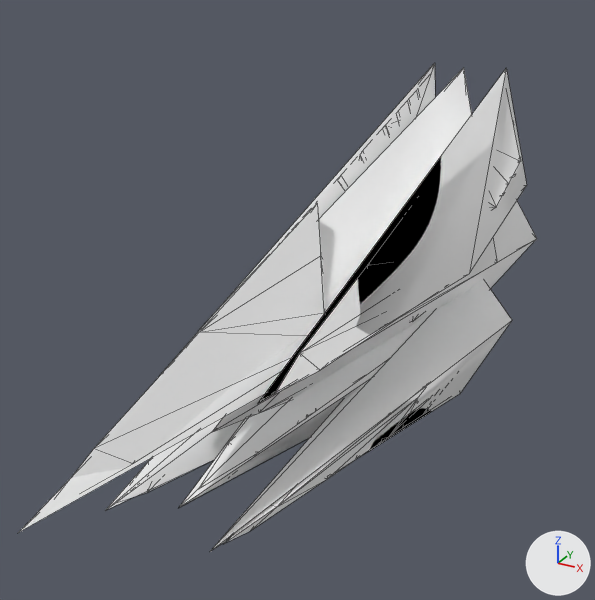
Two versions of the glTF model docs/models/weapons/w06/135.glb, one commit apart.
One viewpoint serves both versions: a 50 mm camera at (0.536, -1.422, 0.392) aimed at (-0.102, -0.261, -0.189). Arrows for +X, +Y and +Z are at lower right; the lights stay in place. The picture after the commit comes second. Mesh edges are drawn as thin lines. Vertices at exactly the same position are counted once.

The first picture shows 'Group[1]', 'Group[2]', 'Group[3]', 'Group[4]'.
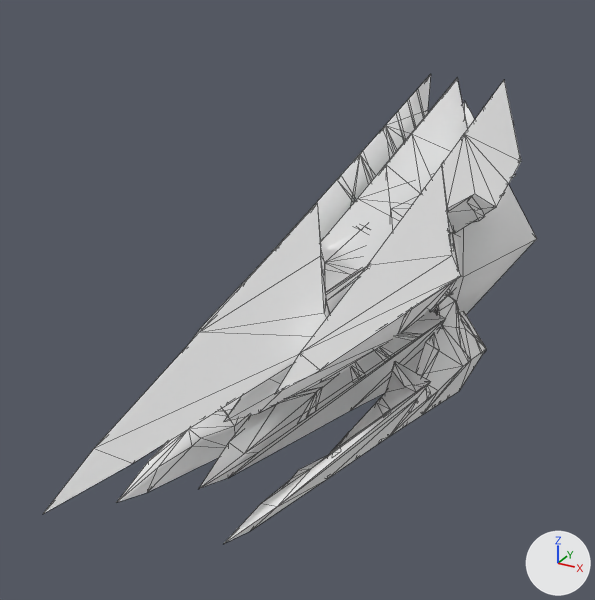
Boxes [x1, y1, x2, y2] around the edits, measured in the pictures (595 x 600 px):
'Group[2]', reshaped
    before: [106, 63, 527, 551]
    after: [116, 74, 521, 543]
'Group[1]', reshaped
    before: [18, 68, 497, 533]
    after: [43, 142, 448, 514]
'Group[4]', reshaped
    before: [180, 316, 427, 507]
    after: [280, 79, 468, 424]
'Group[3]', reshaped (mostly hidden)
    before: [212, 201, 537, 432]
    after: [224, 217, 458, 422]
part 1 of me_group_1, deleted (mostly hidden)
    before: [184, 385, 361, 505]
part 2 of me_group_1, deleted
    before: [18, 68, 497, 533]
part 3 of me_group_2, deleted (mostly hidden)
    before: [160, 63, 435, 375]
part 4 of me_group_2, deleted
    before: [258, 69, 527, 403]
part 5 of me_group_2, deleted
    before: [106, 418, 245, 510]
part 6 of me_group_2, deleted
    before: [211, 281, 512, 551]
part 7 of me_group_3, deleted
    before: [212, 201, 537, 432]
part 8 of me_group_4, deleted
    before: [180, 316, 427, 507]
'Group[100]', unchanged, uncovered by the edit
    after: [451, 101, 537, 314]

The edits, one by one:
me_group_1 is used by ob_group_1; location (0.0, 0.0, 0.0).
me_group_1 had 379 vertices, 433 faces and spanned x -0.175..0.175, y -0.998..0.254, z -0.539..0.151.
me_group_1 now has 369 vertices, 421 faces and spans x -0.104..0.104, y -0.966..0.229, z -0.52..0.134.
me_group_1 part 1: the loose piece of 5 vertices spanning x -0.133..0.133, y -0.756..0.254, z -0.539..-0.261 is deleted.
me_group_1 part 2: the loose piece of 5 vertices spanning x -0.175..0.175, y -0.998..0.254, z -0.154..0.151 is deleted.
me_group_2 is used by ob_group_2; location (0.0, 0.0, 0.0).
me_group_2 had 753 vertices, 856 faces and spanned x -0.214..0.214, y -0.8..0.294, z -0.539..0.151.
me_group_2 now has 719 vertices, 808 faces and spans x -0.159..0.159, y -0.779..0.289, z -0.528..0.129.
me_group_2 part 3: the loose piece of 7 vertices spanning x -0.168..-0.055, y -0.68..0.294, z -0.174..0.151 is deleted.
me_group_2 part 4: the loose piece of 7 vertices spanning x 0.055..0.168, y -0.68..0.294, z -0.174..0.151 is deleted.
me_group_2 part 5: the loose piece of 5 vertices spanning x -0.214..-0.031, y -0.8..0.184, z -0.539..-0.245 is deleted.
me_group_2 part 6: the loose piece of 5 vertices spanning x 0.031..0.214, y -0.8..0.184, z -0.539..-0.245 is deleted.
Other edits to the shape of me_group_2 do not show in these pictures.
me_group_3 is used by ob_group_3; location (0.0, 0.0, 0.0).
me_group_3 had 30 vertices, 40 faces and spanned x -0.181..0.182, y -0.678..0.279, z -0.468..0.08.
me_group_3 now has 25 vertices, 36 faces and spans x -0.103..0.104, y -0.649..0.279, z -0.454..0.066.
me_group_3 part 7: the loose piece of 5 vertices spanning x -0.181..0.182, y -0.678..0.279, z -0.468..0.08 is deleted.
me_group_4 is used by ob_group_4; location (0.0, 0.0, 0.0).
me_group_4 had 276 vertices, 297 faces and spanned x -0.133..0.133, y -0.756..0.254, z -0.539..0.151.
me_group_4 now has 264 vertices, 281 faces and spans x -0.104..0.104, y -0.713..0.229, z -0.52..0.136.
me_group_4 part 8: the loose piece of 6 vertices spanning x -0.133..0.133, y -0.756..0.254, z -0.539..-0.238 is deleted.
Other edits to the shape of me_group_4 do not show in these pictures.
